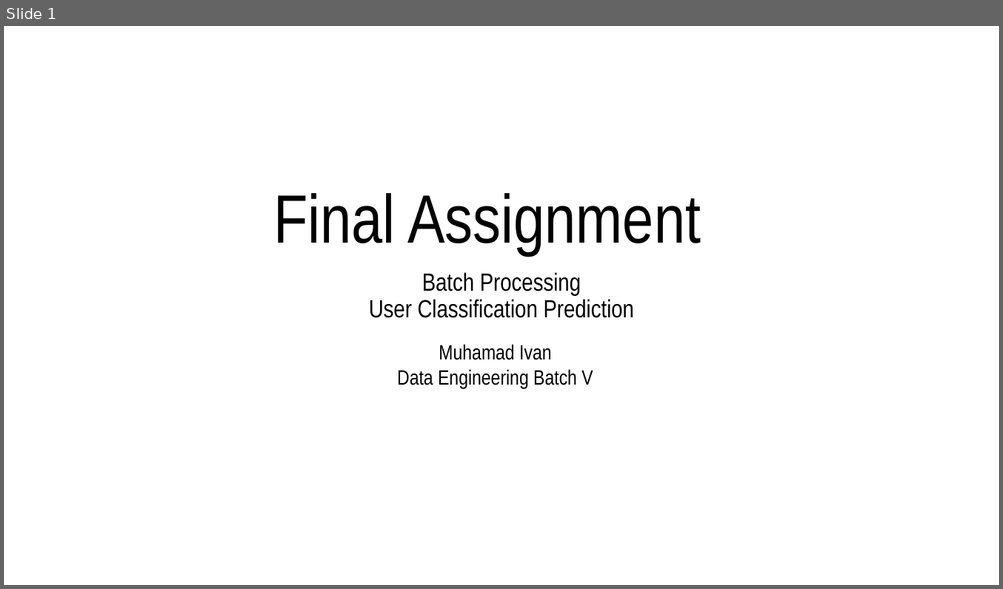
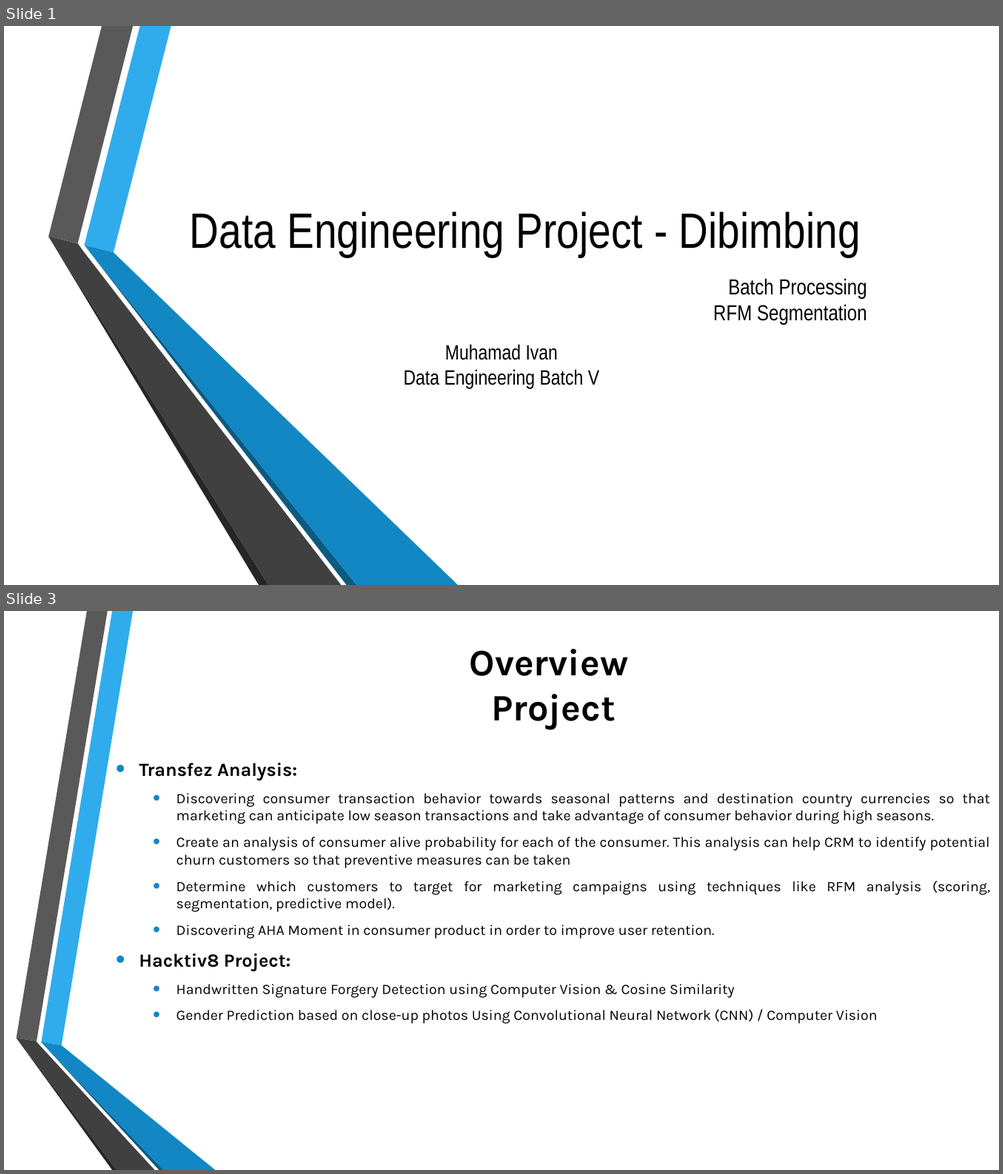
Before and after one commit to mivanivan/Final-Assignment---Batch-Processing, a slide deck: Final Assignment - Batch Processing - RFM Segmentation.pptx. Shown one above the other, each under a label of ours: slide 1 before the commit, slides 1 and 3 after it; the slides between them are not shown. The pictures are 1003x589 and 1003x1174 pixels, drawn with LibreOffice and Linux fonts; fonts in the diff are those of the drawing; background and template pictures are left out. Boxes give left, top, right and bottom in pixels: in the first picture for what was removed or moved away, otherwise in the second. Text is boxed around its words. In the diff, an @@ line names an element or a change of style, - is before the commit and + after.

```diff
--- a/Final Assignment - Batch Processing - RFM Segmentation.pptx
+++ b/Final Assignment - Batch Processing - RFM Segmentation.pptx
@@ slide 3 added at (x1=4, y1=611, x2=999, y2=1170), background picture (left out) @@
@@ title added at (x1=469, y1=649, x2=629, y2=729), 36 pt, text #000000, bold @@
+Overview
+Project
@@ text added at (x1=139, y1=763, x2=990, y2=1024), 14 pt, text #000000 @@
+• Transfez Analysis:
+  • Discovering consumer transaction behavior towards seasonal patterns and destination country currencies so that marketing can anticipate low season transactions and take advantage of consumer behavior during high seasons.
+  • Create an analysis of consumer alive probability for each of the consumer. This analysis can help CRM to identify potential churn customers so that preventive measures can be taken
+  • Determine which customers to target for marketing campaigns using techniques like RFM analysis (scoring, segmentation, predictive model).
+  • Discovering AHA Moment in consumer product in order to improve user retention.
+• Hacktiv8 Project:
+  • Handwritten Signature Forgery Detection using Computer Vision & Cosine Similarity
+  • Gender Prediction based on close-up photos Using Convolutional Neural Network (CNN) / Computer Vision
@@ group added at (x1=16, y1=611, x2=215, y2=1170): 6 freeform shapes @@
@@ slide 1 changed as well @@
@@ title at (x1=190, y1=212, x2=860, y2=258): text changed; size 66 to 48 pt @@
-Final Assignment
+Data Engineering Project - Dibimbing
@@ group added at (x1=48, y1=26, x2=458, y2=585): 6 freeform shapes @@
@@ subtitle at (x1=713, y1=278, x2=867, y2=325): text changed; size 24 to 21 pt @@
-Batch Processing
-User Classification Prediction
+Batch Processing
+RFM Segmentation
@@ text "Muhamad Ivan" moved from (x1=397, y1=344, x2=592, y2=389) to (x1=404, y1=344, x2=599, y2=389) @@
```
Also in this commit, not shown: 11 other slides added, 3 slides removed, 40 other files.
